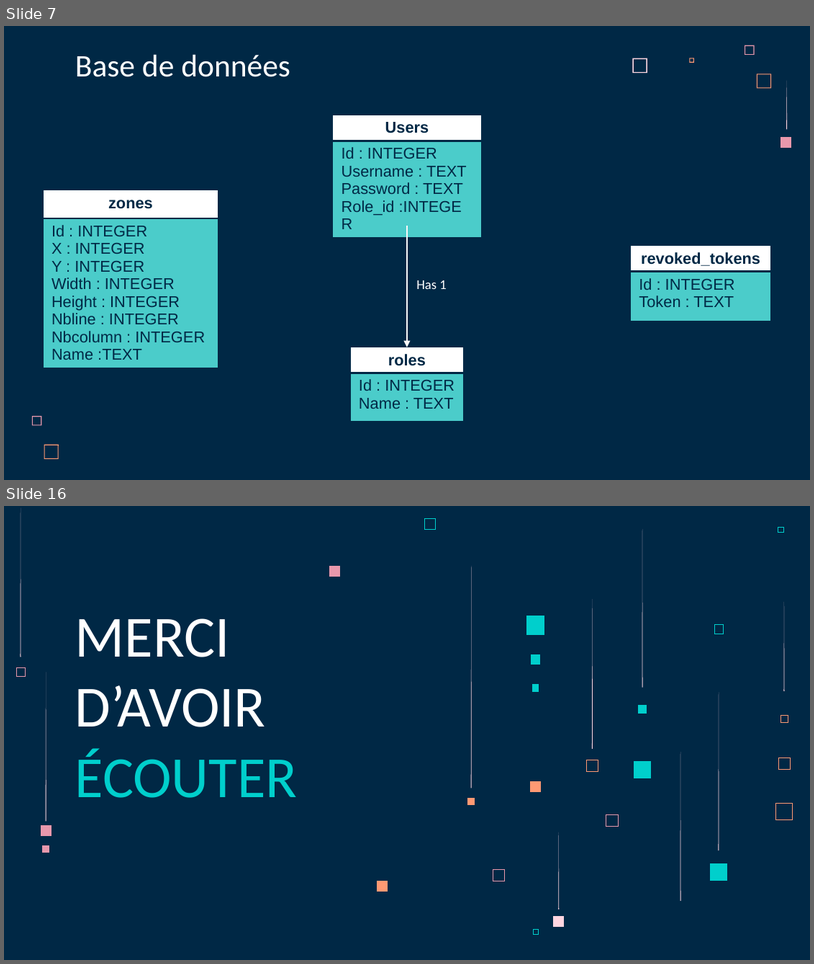
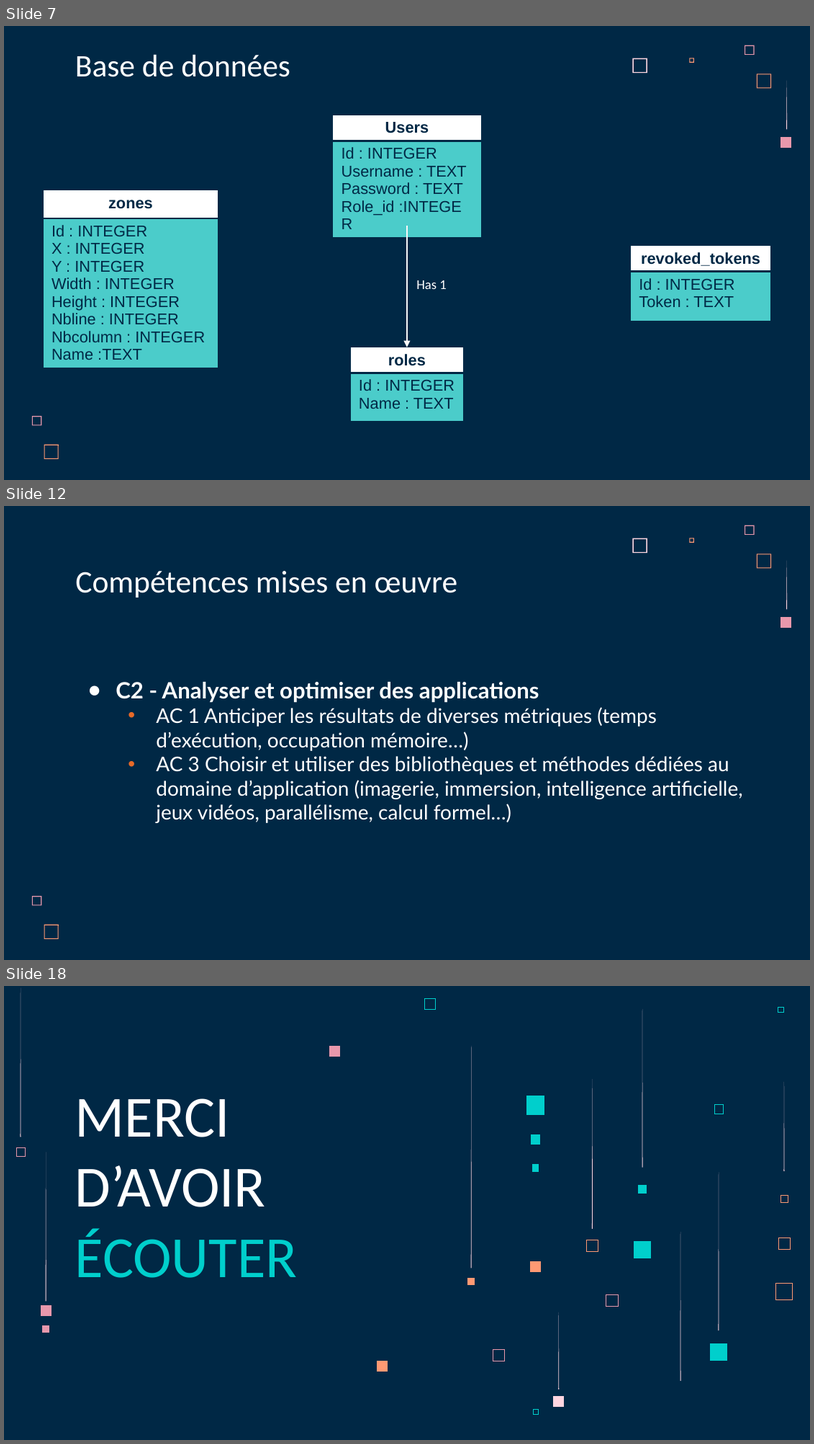
Before and after one commit to LoicSERRE/Projet-annuel-BUT3, a slide deck: Revue de projet/Diapo revue de projet.pptx. Shown one above the other, each under a label of ours: slides 7 and 16 before the commit, slides 7, 12 and 18 after it; the slides between them are not shown. The pictures are 814x964 and 814x1444 pixels, drawn with LibreOffice and Linux fonts; fonts in the diff are those of the drawing. Boxes give left, top, right and bottom in pixels: in the first picture for what was removed or moved away, otherwise in the second. Text is boxed around its words. In the diff, an @@ line names an element or a change of style, - is before the commit and + after.

```diff
--- a/Revue de projet/Diapo revue de projet.pptx
+++ b/Revue de projet/Diapo revue de projet.pptx
@@ slide 12 added at (4,506,810,960), background #002845; not listed: 8 template elements that a slide beside it also shows @@
@@ title added at (75,571,458,597), 28 pt, text #FFFFFF @@
+Compétences mises en œuvre
@@ subtitle added at (116,682,743,823), 18 pt, text #FFFFFF @@
+● C2 - Analyser et optimiser des applications
+  • AC 1 Anticiper les résultats de diverses métriques (temps d’exécution, occupation mémoire…)
+  • AC 3 Choisir et utiliser des bibliothèques et méthodes dédiées au domaine d’application (imagerie, immersion, intelligence artificielle, jeux vidéos, parallélisme, calcul formel…)
@@ what was slide 16 is now slide 18 @@
```
Also in this commit, not shown: 5 slides changed, 4 other slides added, 3 slides removed.
